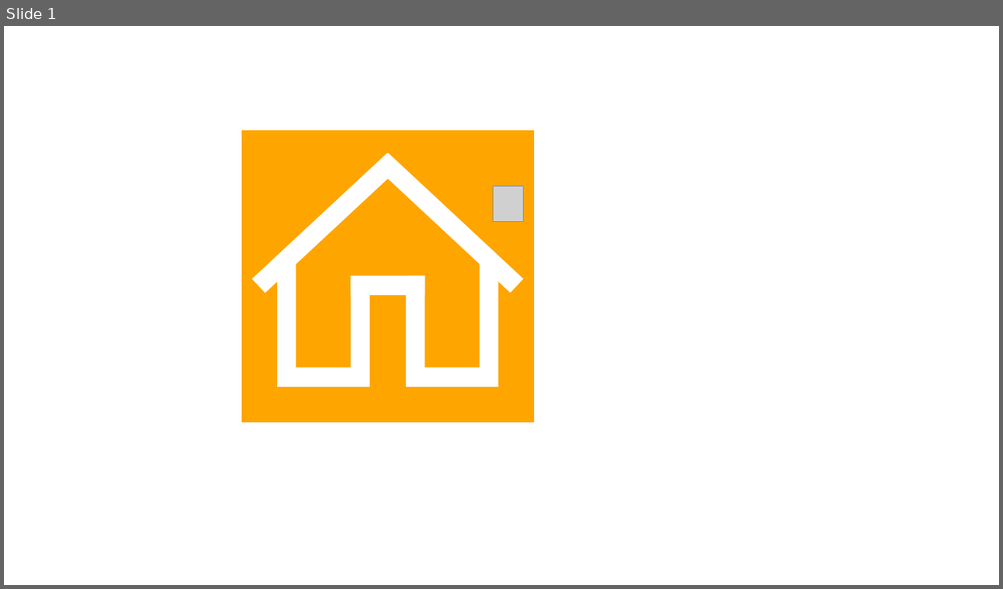
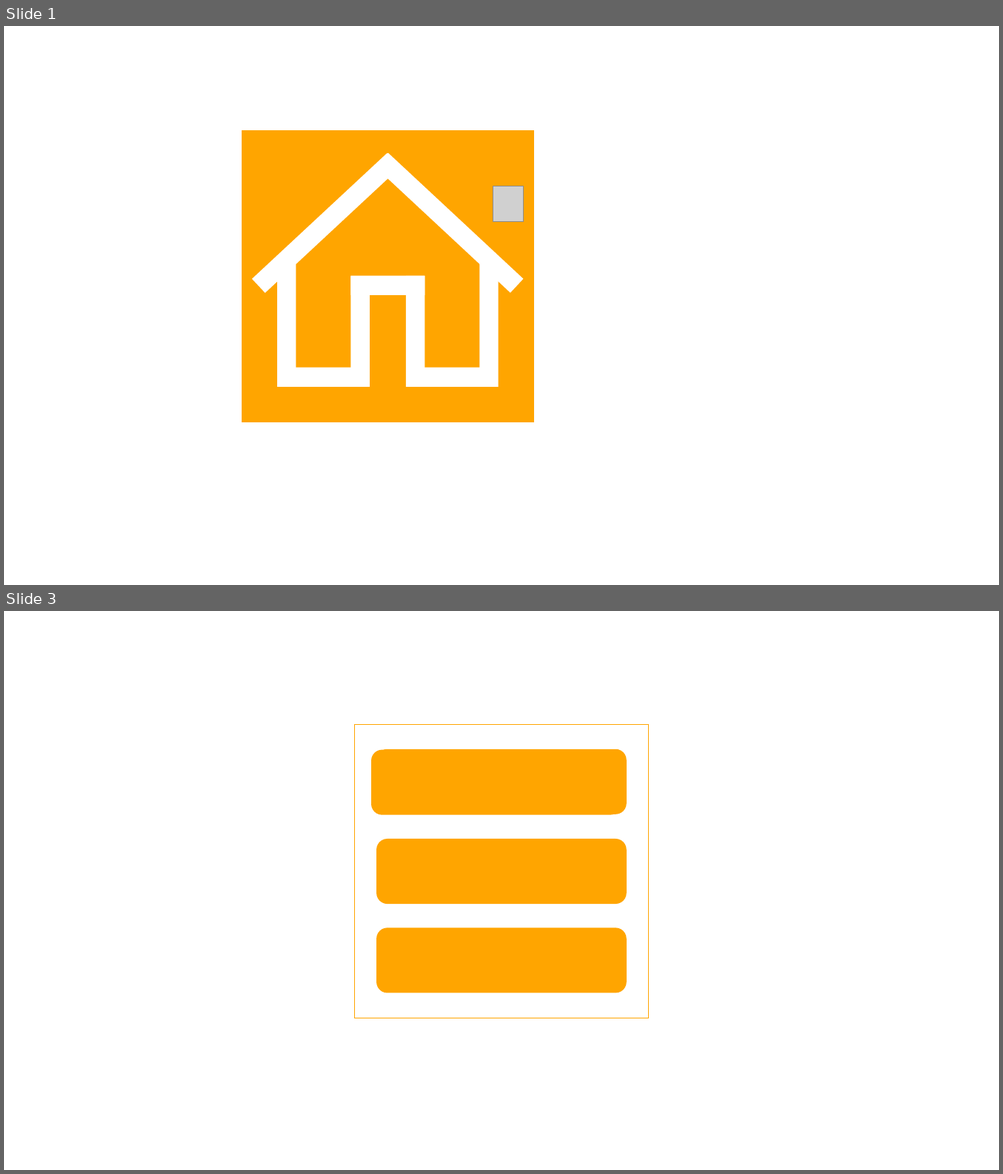
Before and after one commit to nicolasmf/The-Kitchen-Project, a slide deck: docs/icons.pptx. Shown one above the other, each under a label of ours: slide 1 before the commit, slides 1 and 3 after it; the slides between them are not shown. The pictures are 1003x589 and 1003x1174 pixels, drawn with LibreOffice and Linux fonts; fonts in the diff are those of the drawing; grey boxes stand for pictures. Boxes give left, top, right and bottom in pixels: in the first picture for what was removed or moved away, otherwise in the second. Text is boxed around its words. In the diff, an @@ line names an element or a change of style, - is before the commit and + after.

```diff
--- a/docs/icons.pptx
+++ b/docs/icons.pptx
@@ slide 3 added at <box>4,611,999,1170</box>, background #FFFFFF @@
@@ rectangle added at <box>355,724,649,1019</box>, outline #FFA500 1 pt @@
@@ rounded rectangle added at <box>371,750,621,815</box>, fill #FFA500 @@
@@ rounded rectangle added at <box>376,749,626,814</box>, fill #FFA500 @@
@@ rounded rectangle added at <box>376,840,626,904</box>, fill #FFA500 @@
@@ rounded rectangle added at <box>376,928,626,993</box>, fill #FFA500 @@
```
Also in this commit, not shown: 1 other slide added, 1 slide removed, 2 other files.
